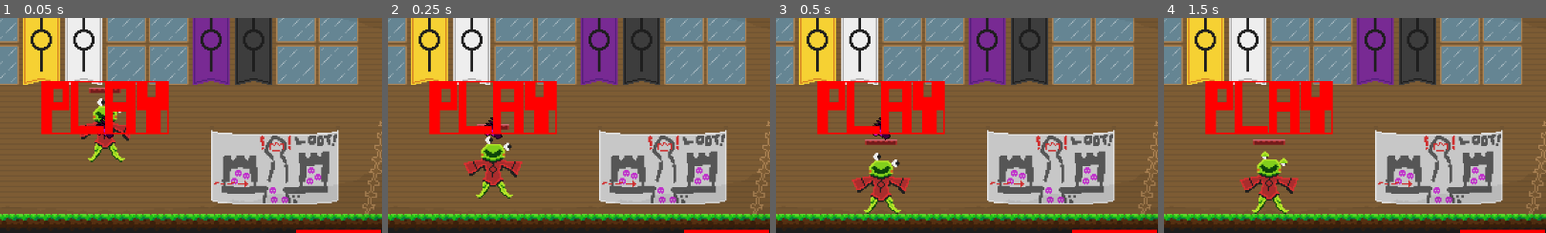
Above: before the commit, frames 1-4 (left to right).
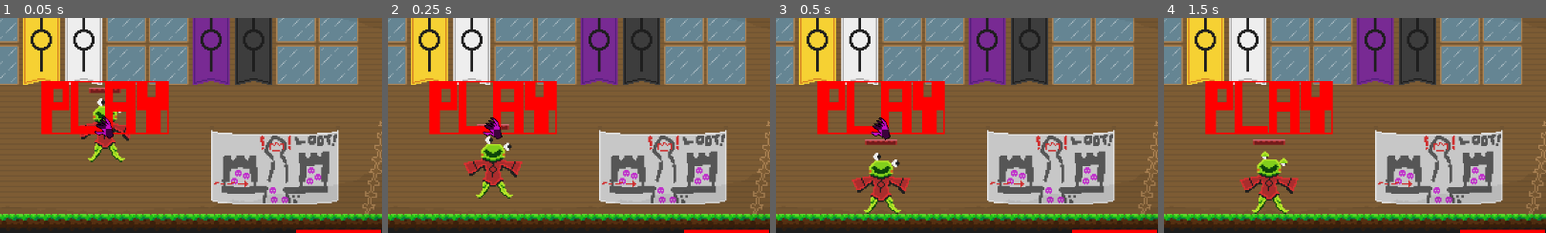
Above: after the commit, the same moments.

Repository: RedFoxLightning/OutsideTheBox
Game: Godot game, scene res://Assets/Scenes/MainScenes/main.tscn
Two runs of this game, one before a commit and one after it. Both use one fixed random seed, a clock stepped at 60 frames per second and the inputs below.
Inputs (mouse positions are % of the whole screen's width and height, from its top left):
- Up to frame 1 (0.05 s): no input
- Up to frame 2 (0.25 s): no input
- Up to frame 3 (0.5 s): no input
- Up to frame 4 (1.5 s): tap Enter (ui_accept) at 0.5, 0.77 s; move the mouse to (72, 45) at 0.52 s; hold / (CommandModifier) 0.53-1.28 s; hold Right (ui_right) from 0.53 s (still down); tap C (ClearEnemies) at 0.6 s; move the mouse to (30, 55) at 1.27 s; tap / (CommandModifier) at 1.35 s
The pictures show only the part of the screen within x 36-86%, y 24-74%; the shares and areas given below are measured in that part.

The runs differ from the first frame. In frame 1, 0.2% of the frame differs, in the area x 24-30%, y 45-55%; in frame 2, 0.2%; in frame 3, 0.2%; in frame 4, nothing differs.

Commit message:
Completed Game Loop
...finally
made gates open and close
added cooldown option on grabbing with the hand
made enemies no longer show up if a room is cleared
fog now gets dynamically cleaned away
Gave the game manager functionality to handle existing enemies
(and smaller fix, main menu z index has been lowered from 4000 to 2000)
I think that's all the changes

Diff:
--- a/Assets/Scenes/MainScenes/main.tscn
+++ b/Assets/Scenes/MainScenes/main.tscn
@@ -38,7 +38,8 @@
 
 [node name="Main" type="Node2D" unique_id=534455431]
 
-[node name="GameManager" parent="." unique_id=1826632049 instance=ExtResource("1_jvcv2")]
+[node name="GameManager" parent="." unique_id=1826632049 node_paths=PackedStringArray("rooms_handler") groups=["GameManager"] instance=ExtResource("1_jvcv2")]
+rooms_handler = NodePath("../RoomsHandler")
 
 [node name="Camera2D" type="Camera2D" parent="." unique_id=1154371112]
 unique_name_in_owner = true
--- a/Assets/Scenes/Rooms/perimiter_room_1.tscn
+++ b/Assets/Scenes/Rooms/perimiter_room_1.tscn
@@ -48,3 +48,6 @@
 
 [node name="Gate" parent="." unique_id=1085567954 instance=ExtResource("6_lw1wl")]
 position = Vector2(-280, 0)
+
+[node name="Gate2" parent="." unique_id=413565320 instance=ExtResource("6_lw1wl")]
+position = Vector2(280, 0)
--- a/Assets/Scenes/Rooms/perimiter_room_2.tscn
+++ b/Assets/Scenes/Rooms/perimiter_room_2.tscn
@@ -5,6 +5,7 @@
 [ext_resource type="TileSet" uid="uid://cmsylfh5vlcci" path="res://Assets/Scenes/Rooms/main_tile_set.res" id="2_6kahw"]
 [ext_resource type="PackedScene" uid="uid://dbrq6cetuim0j" path="res://Assets/Scenes/Entites/spider_enemy.tscn" id="3_2n5jq"]
 [ext_resource type="PackedScene" uid="uid://bdi5hyf06g1f8" path="res://Assets/Scenes/Environment/torchlight.tscn" id="4_ghux5"]
+[ext_resource type="PackedScene" uid="uid://y2efwvu7mghe" path="res://Assets/Scenes/Environment/gate.tscn" id="6_rgpag"]
 
 [node name="perimiter_room_1" type="Node2D" unique_id=1836364607]
 script = ExtResource("1_j2vrb")
@@ -63,3 +64,9 @@
 
 [node name="Torchlight12" parent="." unique_id=1528632708 instance=ExtResource("4_ghux5")]
 position = Vector2(168, -108)
+
+[node name="Gate" parent="." unique_id=1085567954 instance=ExtResource("6_rgpag")]
+position = Vector2(-280, 0)
+
+[node name="Gate2" parent="." unique_id=1372978348 instance=ExtResource("6_rgpag")]
+position = Vector2(280, 0)
--- a/Assets/Scenes/main_menu_^^.tscn
+++ b/Assets/Scenes/main_menu_^^.tscn
@@ -144,5 +144,5 @@
 position = Vector2(-232, 21)
 
 [node name="MenuBlockout" type="Sprite2D" parent="." unique_id=698659234]
-z_index = 4000
+z_index = 2000
 texture = ExtResource("7_hx1fg")
--- a/Assets/Scripts/Entities/base_enemy.gd
+++ b/Assets/Scripts/Entities/base_enemy.gd
@@ -6,13 +6,22 @@
 
 var player
 var goober
+var gameManager: game_manager
 
 var aggroed: bool = false
 # Called when the node enters the scene tree for the first time.
+
+
 func _ready() -> void:
 	player = get_tree().get_first_node_in_group("Player")
 	goober = get_tree().get_first_node_in_group("Goober")
-	pass # Replace with function body.
+	gameManager = get_tree().get_first_node_in_group("GameManager")
+
+	gameManager.RecognizeEnemy(get_parent())
+
+	if gameManager.isCurrentRoomClear():
+		#gameManager.RemoveEnemy(get_parent())
+		get_parent().queue_free()
 
 
 # Called every frame. 'delta' is the elapsed time since the previous frame.
@@ -30,3 +39,14 @@
 	var total_distance: float = sqrt((xDist * xDist) + (yDist * yDist))
 
 	return total_distance
+
+
+# ty to kleonc on reddit for code for detecting when a node is abt to be deleted \/
+# https://www.reddit.com/r/godot/comments/mph9jw/how_can_i_run_a_function_right_before_the_node_is/
+func _notification(what: int) -> void:
+	match what:
+		NOTIFICATION_PREDELETE:
+			on_predelete()
+
+func on_predelete() -> void:
+	gameManager.RemoveEnemy(get_node("."))
--- a/Assets/Scripts/Entities/base_entity.gd
+++ b/Assets/Scripts/Entities/base_entity.gd
@@ -105,11 +105,11 @@
 
 
 func _on_grabbable_thrown() -> void:
-	var player_hand: Node2D = get_tree().get_first_node_in_group("Player")
+	var playerHand: Node2D = get_tree().get_first_node_in_group("Player")
 
 	if grabbable.grabbed:
-		var xDist = get_global_mouse_position().x - player_hand.global_position.x
-		var yDist = get_global_mouse_position().y - player_hand.global_position.y
+		var xDist = get_global_mouse_position().x - playerHand.global_position.x
+		var yDist = get_global_mouse_position().y - playerHand.global_position.y
 
 		if characterBody != null:
 			#print("attempting to throw!")
--- a/Assets/Scripts/Entities/goober.gd
+++ b/Assets/Scripts/Entities/goober.gd
@@ -4,7 +4,7 @@
 @onready var timer: Timer = $Timer
 @onready var animated_sprite: AnimatedSprite2D = $AnimatedSprite2D
 @onready var gooberProjectileParticles: Node2D = $ParticleSummoner
-@onready var player_hand: Node2D = %PlayerHand
+@onready var playerHand: Node2D = %PlayerHand
 
 
 @export var gooberProjectile: PackedScene
--- a/Assets/Scripts/Entities/grabbable.gd
+++ b/Assets/Scripts/Entities/grabbable.gd
@@ -19,6 +19,16 @@
 
 var disabled: bool = false
 
+var playerHand: player_hand
+func _init() -> void:
+	pass
+
+
+	#playerHand = null
+	#if get_parent() == null:
+		#print("WHAT THE FUCK?")
+		#print(position)
+		#queue_free()
 
 # Called every frame. 'delta' is the elapsed time since the previous frame.
 func _process(_delta: float) -> void:
@@ -29,7 +39,8 @@
 
 
 func _input(event: InputEvent) -> void:
-	if event.is_action_pressed("Grab") and !disabled:
+	playerHand = get_tree().get_first_node_in_group("Player")
+	if Input.is_action_pressed("Grab") and !disabled and playerHand.canGrab() and !grabbed:
 		#var size: Vector2 = collision_shape.shape.size
 		var size: Vector2 = collision_shape
 		var mouse: Vector2 = get_global_mouse_position()
@@ -42,6 +53,9 @@
 				grabbed = true
 	if event.is_action_released("Grab") and !disabled:
 
-		emit_signal("thrown")
-		grabbed = false
+		if(grabbed):
+			emit_signal("thrown")
+			grabbed = false
+			playerHand.ResetGrabbingCooldown()
+
 		#print("unclick!");
--- a/Assets/Scripts/Environment/gate.gd
+++ b/Assets/Scripts/Environment/gate.gd
@@ -1,10 +1,29 @@
 extends StaticBody2D
 
 @onready var animation_player: AnimationPlayer = $AnimationPlayer
+
+var closed := false
+
+var gameManager: game_manager
+
+func _ready() -> void:
+	gameManager = get_tree().get_first_node_in_group("GameManager")
+
+func _physics_process(_delta: float) -> void:
+	if gameManager.isCurrentRoomClear():
+		if closed:
+			open()
+	else:
+		if !closed:
+			close()
+
+
 
 
 
 func open():
 	animation_player.play("open")
+	closed = false
 func close():
 	animation_player.play("close")
+	closed = true
--- a/Assets/Scripts/Environment/rooms_handler.gd
+++ b/Assets/Scripts/Environment/rooms_handler.gd
@@ -7,10 +7,17 @@
 var latest_room_number := 0
 var room_areas: Dictionary[Vector2, AreaSO]
 var cleared_rooms: Dictionary[Vector2, bool]
+
+func ClearRoom(room: Vector2):
+	cleared_rooms[room] = true;
+
 var loaded_rooms: Dictionary[Vector2, Node2D]
 var all_rooms: Dictionary[Vector2, PackedScene]
 ## Has to do with wether or not there's poison
 var cleaned_rooms: Dictionary[Vector2, bool]
+func CleanRoom(room: Vector2):
+	cleaned_rooms[room] = true;
+
 
 # target pixel resolution is 640 by 360, but the screen displays a little less than that
 const room_size: Vector2 = Vector2(590,360)
--- a/Assets/Scripts/game_manager.gd
+++ b/Assets/Scripts/game_manager.gd
@@ -1,24 +1,71 @@
+class_name game_manager
 extends Node2D
 
-## Entities that count toward the room being cleared
+## Enemies = entities that count toward the room being cleared (does not clear when enemies die)
 @export var enemies: Array[Node2D]
+## Enemies = entities that count toward the room being cleared
+@export var enemyCount: int
+
+@export var rooms_handler: Node2D
+
+## for specifically the ultimate boundries
+@export var horizontal_boundries: Array[CollisionShape2D]
+## for specifically the ultimate boundries
+@export var vertical_boundries: Array[CollisionShape2D]
 
 var cleared: bool
 
-# Called when the node enters the scene tree for the first time.
-func _ready() -> void:
-	pass
+func _physics_process(_delta: float) -> void:
+	if isCurrentRoomClear():
+		for i in horizontal_boundries:
+			i.disabled = true
+	else:
+		for i in horizontal_boundries:
+			i.disabled = false
 
-
-# Called every frame. 'delta' is the elapsed time since the previous frame.
-func _process(_delta: float) -> void:
-	pass
-
-func _input(event: InputEvent) -> void:
-	if event.is_action("ClearEnemies") and Input.is_action_pressed("CommandModifier"):
+func _input(_event: InputEvent) -> void:
+	if Input.is_action_just_pressed("ClearEnemies") and Input.is_action_pressed("CommandModifier"):
 		ClearEnemies()
 
 func ClearEnemies():
+	print(str(enemies))
 	for enemy in enemies:
-		enemy.queue_free()
-	enemies.clear()
+		RemoveEnemy(enemy)
+
+	if enemyCount != 0:
+		printerr("/!\\ WARNING: ENEMY TRACKING NOT ENTIRELY ACCURATE;
+	 ATTEMPTED TO CLEAR ALL ENEMIES AND GOT < " + str(enemyCount) + " > ENEMIES REMAINING.")
+		enemyCount = 0
+
+	if !enemies.is_empty():
+		printerr("/!\\ WARNING: ENEMIES ARRAY ISN'T BEING CLEARED CORRECTLY;
+	 ATTEMPTED TO CLEAR ALL ENEMIES BUT THE ARRAY IS AS FOLLOWS: < " + str(enemies) + " > !")
+		enemies.clear()
+
+## Do this ONCE for every enemy (every entity that counts for the room not being cleared)
+func RecognizeEnemy(enemy):
+	enemies.append(enemy)
+	enemyCount += 1
+
+## Do this instead of or if need be in addition to queue_free() for all enemies (be sure you've also used RecognizeEnemy())
+func RemoveEnemy(enemy):
+	enemyCount -= 1
+	enemies.remove_at(enemies.find(enemy))
+	enemy.queue_free()
+
+	if enemyCount == 0:
+		MarkRoomAsClear(rooms_handler.currently_in_room)
+		MarkRoomAsClean(rooms_handler.currently_in_room)
+		MarkRoomAsClean(rooms_handler.currently_in_room + Vector2.RIGHT)
+		MarkRoomAsClean(rooms_handler.currently_in_room + Vector2.LEFT)
+
+
+func isCurrentRoomClear():
+	return rooms_handler.cleared_rooms.get(rooms_handler.currently_in_room)
+
+
+func MarkRoomAsClear(pos: Vector2):
+	rooms_handler.ClearRoom(pos)
+
+func MarkRoomAsClean(pos: Vector2):
+	rooms_handler.CleanRoom(pos)
--- a/Assets/Scripts/player_hand.gd
+++ b/Assets/Scripts/player_hand.gd
@@ -1,3 +1,4 @@
+class_name player_hand
 extends Node2D
 
 const maxDistanceFromMouse: float = 12.0 / 8.0
@@ -15,6 +16,14 @@
 var original_camera_pos: Vector2
 var camera_moved_so_far: Vector2
 
+## const for now, doesn't have to be later
+const grabbing_delay_time := 0
+var grabbing_cooldown_remaining: float = 0;
+func canGrab() -> bool:
+	return grabbing_cooldown_remaining <= 0
+func ResetGrabbingCooldown():
+	grabbing_cooldown_remaining = grabbing_delay_time
+
 # Called when the node enters the scene tree for the first time.
 func _ready() -> void:
 	Input.mouse_mode = Input.MOUSE_MODE_HIDDEN
@@ -22,7 +31,7 @@
 
 
 # Called every frame. 'delta' is the elapsed time since the previous frame.
-func _process(_delta: float) -> void:
+func _process(delta: float) -> void:
 	mousePosition = get_global_mouse_position()
 	queue_redraw()
 
@@ -60,13 +69,12 @@
 
 
 
+	grabbing_cooldown_remaining -= delta
+
 
 func _physics_process(_delta: float) -> void:
 	#if !panning:
 	position = position + (mousePosition - global_position) / handStiffness
-
-
-
 
 
 
--- a/project.godot
+++ b/project.godot
@@ -27,6 +27,7 @@
 
 Player="Used for finding the player, only one object should be in here!"
 Goober="used to find goober (should only be one)"
+GameManager="Manages game"
 
 [input]
 
